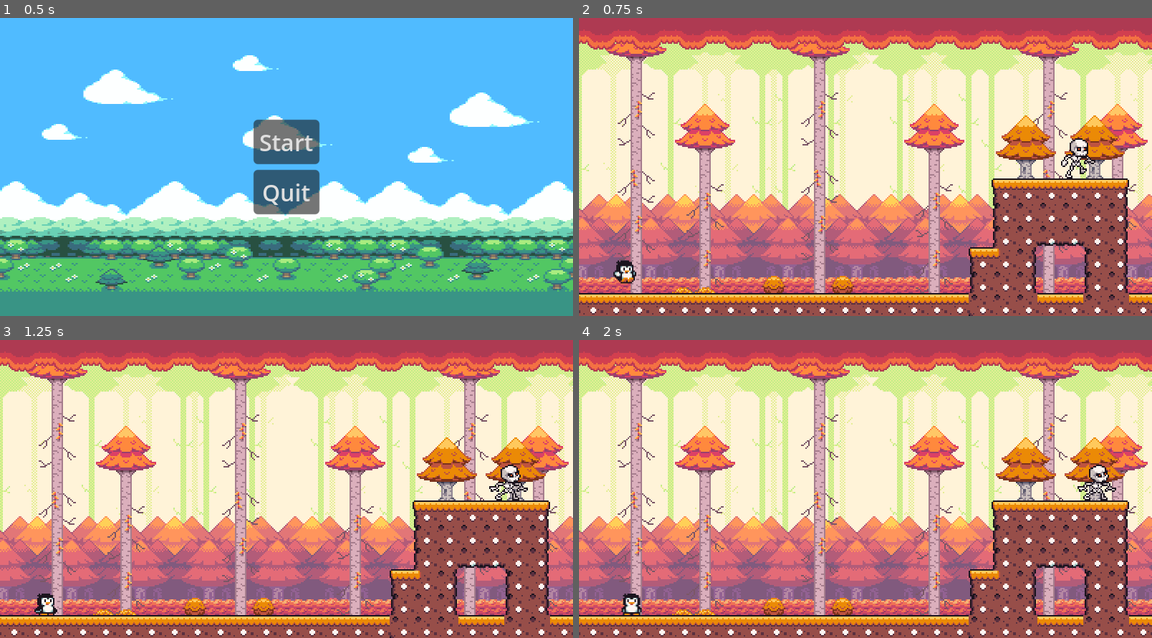
Above: before the commit, frames 1-4 (two rows, left to right).
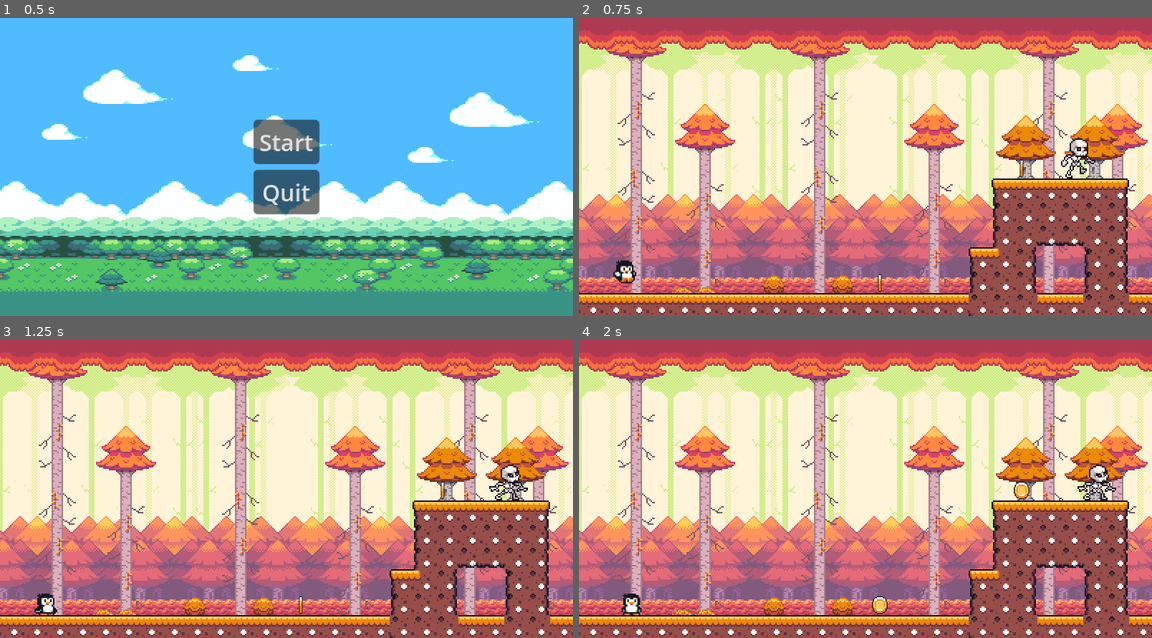
Above: after the commit, the same moments.

Repository: math490/PenguinSaga
Game: Godot game, scene res://scenes/title_screen.tscn
Two runs of this game, one before a commit and one after it. Both use one fixed random seed, a clock stepped at 60 frames per second and the inputs below.
Inputs:
- Up to frame 1 (0.5 s): no input
- Up to frame 2 (0.75 s): click "Start" at 0.5 s
- Up to frame 3 (1.25 s): no input
- Up to frame 4 (2 s): tap Enter at 1.25 s; hold Right (right) from 1.28 s (still down); hold Q (dance) from 1.28 s (still down); tap Up (jump) at 1.52 s

Frame 1 is identical in both runs. In frame 2, less than 0.1% of the frame differs, in the area x 52-78%, y 47-93%; in frame 3, less than 0.1%; in frame 4, 0.3%, in the area x 51-79%, y 47-93%.

Commit message:
Update: resize coin

Diff:
--- a/entities/coin.tscn
+++ b/entities/coin.tscn
@@ -43,6 +43,7 @@
 radius = 6.0
 
 [node name="Coin" type="Area2D" unique_id=1566410422 groups=["Collectibles"]]
+scale = Vector2(0.67692655, 0.77518815)
 collision_layer = 64
 collision_mask = 2
 script = ExtResource("1_a182a")
@@ -54,3 +55,5 @@
 
 [node name="CollisionShape2D" type="CollisionShape2D" parent="." unique_id=2109446003]
 shape = SubResource("CircleShape2D_pir0n")
+
+[connection signal="area_entered" from="." to="." method="_on_area_entered"]
--- a/entities/player.tscn
+++ b/entities/player.tscn
@@ -361,7 +361,7 @@
 
 [node name="Hitbox" type="Area2D" parent="." unique_id=1388780768 groups=["Player"]]
 collision_layer = 2
-collision_mask = 56
+collision_mask = 120
 
 [node name="CollisionShape2D" type="CollisionShape2D" parent="Hitbox" unique_id=1093225838]
 position = Vector2(0, -0.5)
--- a/scenes/forest.tscn
+++ b/scenes/forest.tscn
@@ -15,6 +15,7 @@
 [ext_resource type="TileSet" uid="uid://cg2n62jcadm78" path="res://tiles/lava.tres" id="13_cf55d"]
 [ext_resource type="PackedScene" uid="uid://ddb8bpj2qpcma" path="res://entities/skeleton.tscn" id="13_dabdc"]
 [ext_resource type="PackedScene" uid="uid://dk7vp72gu62r3" path="res://entities/broken_block.tscn" id="15_di0nb"]
+[ext_resource type="PackedScene" uid="uid://85xdx5ytymsb" path="res://entities/coin.tscn" id="16_pyn53"]
 
 [sub_resource type="RectangleShape2D" id="RectangleShape2D_dabdc"]
 size = Vector2(20, 208)
@@ -186,4 +187,12 @@
 [node name="BrokenBlock" parent="." unique_id=659033467 instance=ExtResource("15_di0nb")]
 position = Vector2(668, 116)
 
+[node name="Coins" type="Node" parent="." unique_id=1283798368]
+
+[node name="Coin2" parent="Coins" unique_id=659845369 instance=ExtResource("16_pyn53")]
+position = Vector2(309, 105.00001)
+
+[node name="Coin" parent="Coins" unique_id=1566410422 instance=ExtResource("16_pyn53")]
+position = Vector2(210.00002, 185)
+
 [editable path="LevelEnd"]
--- a/scripts/coin.gd
+++ b/scripts/coin.gd
@@ -1,11 +1,4 @@
 extends Area2D
 
-
-# Called when the node enters the scene tree for the first time.
-func _ready() -> void:
-	pass # Replace with function body.
-
-
-# Called every frame. 'delta' is the elapsed time since the previous frame.
-func _process(delta: float) -> void:
-	pass
+func _on_area_entered(area: Area2D) -> void:
+	queue_free()
